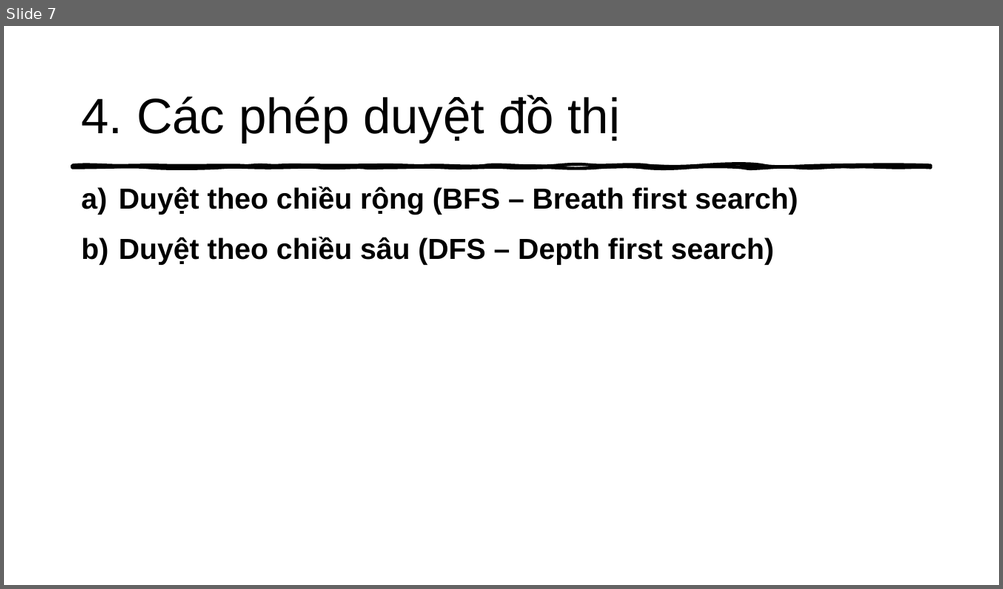
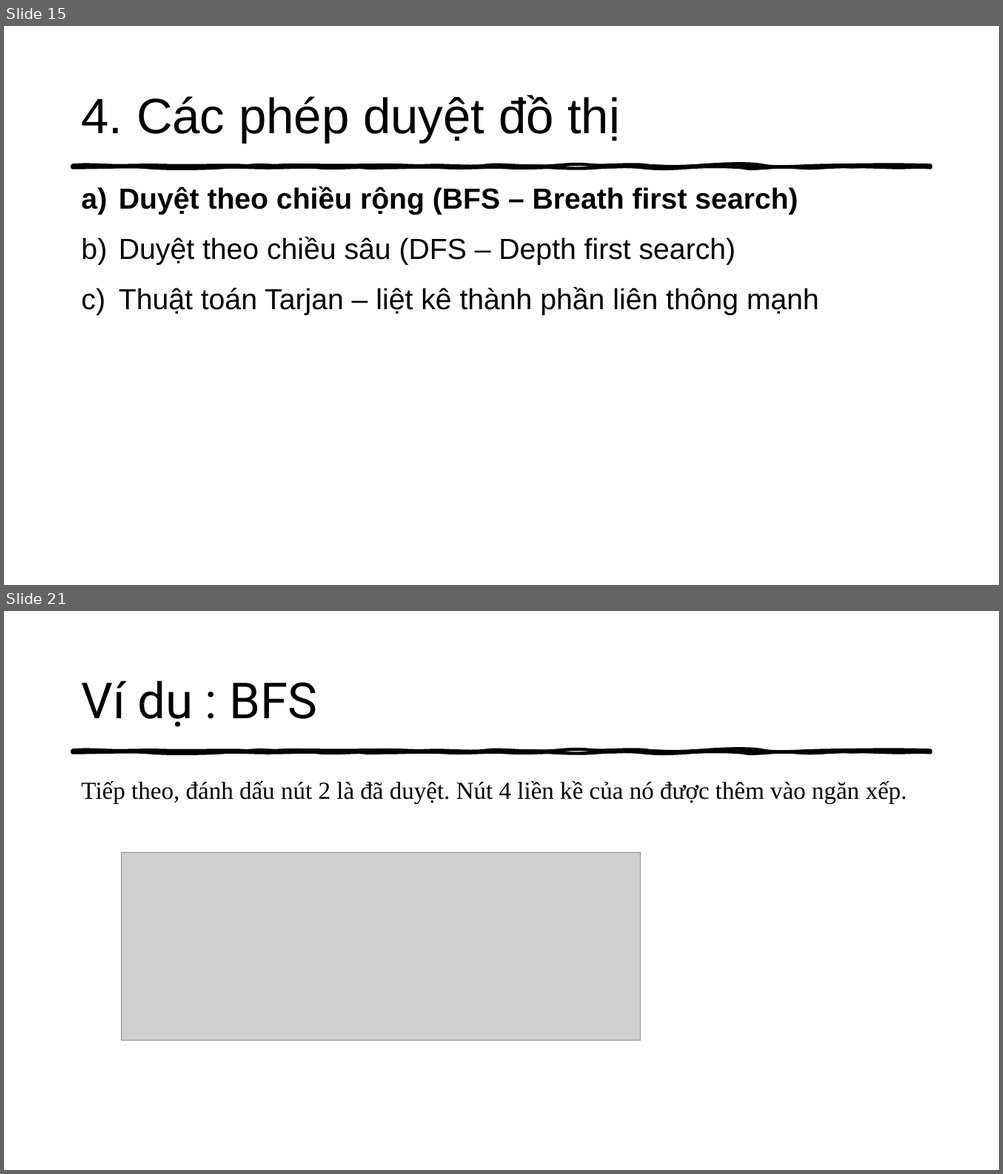
Before and after one commit to thathcmus/CTDL_GT, a slide deck: Cau_Truc_Du_Lieu_Do_Thi_Va_Ung_Dung.pptx. Shown one above the other, each under a label of ours: slide 7 before the commit, slides 15 and 21 after it; the slides between them are not shown. The pictures are 1003x589 and 1003x1174 pixels, drawn with LibreOffice and Linux fonts; fonts in the diff are those of the drawing; grey boxes stand for pictures. Boxes give left, top, right and bottom in pixels: in the first picture for what was removed or moved away, otherwise in the second. Text is boxed around its words. In the diff, an @@ line names an element or a change of style, - is before the commit and + after.

```diff
--- a/Cau_Truc_Du_Lieu_Do_Thi_Va_Ung_Dung.pptx
+++ b/Cau_Truc_Du_Lieu_Do_Thi_Va_Ung_Dung.pptx
@@ slide 21 added at box(4, 611, 999, 1170), background #FFFFFF; not listed: 1 template element that a slide beside it also shows @@
@@ title added at box(81, 681, 318, 727), 48 pt, text #000000 @@
+Ví dụ : BFS
@@ text added at box(81, 781, 907, 804), 23.6 pt, text #000000 @@
+Tiếp theo, đánh dấu nút 2 là đã duyệt. Nút 4 liền kề của nó được thêm vào ngăn xếp.
@@ picture added at box(122, 853, 640, 1042) @@
@@ what was slide 7 is now slide 15 @@
@@ slide 15 changed as well @@
@@ text at box(119, 237, 736, 265): bold off in "Duyệt theo chiều sâu (DFS – Depth ..." @@
@@ text at box(119, 287, 819, 315): paragraph added @@
+c) Thuật toán Tarjan – liệt kê thành phần liên thông mạnh
```
Also in this commit, not shown: 3 other slides changed, 28 other slides added, 5 other files.
